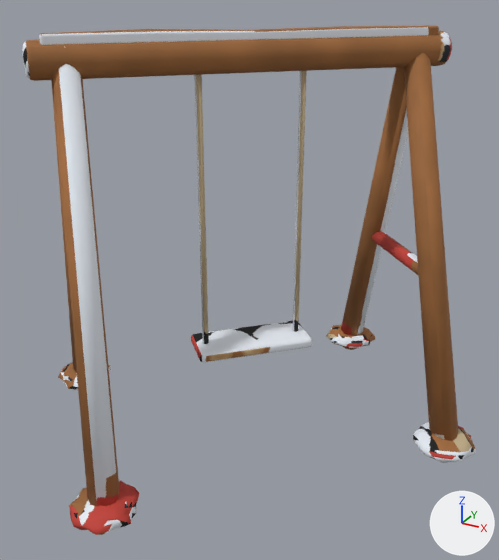
An edit to the glTF model game/assets3d/props/kids_swing.glb, drawn before and after from the same camera.
Before and after are seen from a 50 mm lens placed at (1.63, -2.99, 2.28), pointed at (0.03, -0.07, 0.83). Lighting does not change. The marker at lower right points along +X, +Y and +Z. The older version comes first. Vertices at exactly the same position are counted once.

Names of what the first picture shows: 'beam'.
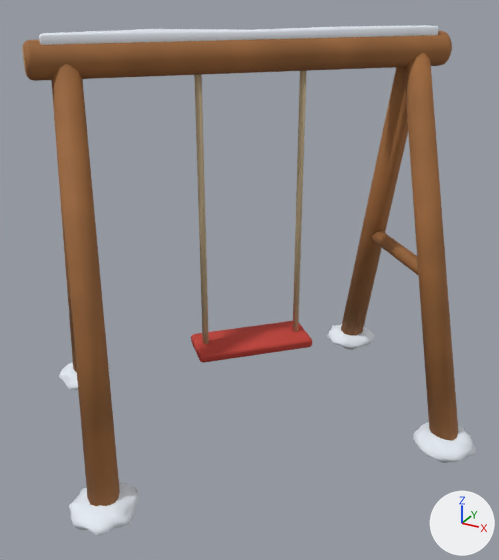
The change, as a list of edits to the scene's bpy script:
```text
Change me_beam:
    used by ob_beam; location = (0.0, 0.0, 1.95)
    remove me_beam.from_pydata(...)  # 1526 vertices, 2984 faces; spans x -1.24..1.24, y -1.24..1.23, z -2.02..0.12
    add me_beam.from_pydata(...)  # 1078 vertices, 2088 faces; spans x -1.24..1.24, y -1.24..1.23, z -2.02..0.12
    me_beam part 1: 21 vertices moved from x -0.7..0.74, y -0.75..0.71, z -0.04..0.07 to x -0.7..0.73, y -0.75..0.72, z -0.04..0.07; 378 vertices removed from x -0.76..0.76, y -0.76..0.76, z -0.05..0.12; 19 vertices added at x -0.74..0.76, y -0.76..0.74, z -0.05..0.12
    me_beam part 2: 7 vertices moved within x -1.09..0.19, y -1.11..1.04, z -2.02..-1.53; 115 vertices removed from x -1.21..1.22, y -1.17..1.19, z -2.01..-1.5; 26 vertices added at x -1.2..1.09, y -1.15..1.17, z -2.02..-1.5
    me_beam part 3: 1146 kept faces spanning x -1.24..1.24, y -1.24..1.23, z -2.02..0.11 get new texture (UV) coordinates
```

Boxes (x1, y1, x2, y2) around the edits, measured in the pictures (499 x 560 px):
part 1 of me_beam, cut back: before (22, 25, 439, 76); after (22, 25, 438, 76)
part 2 of me_beam, reshaped: before (66, 321, 472, 515); after (66, 321, 456, 515)
part 3 of me_beam, surface changed: (23, 31, 476, 535) in both
